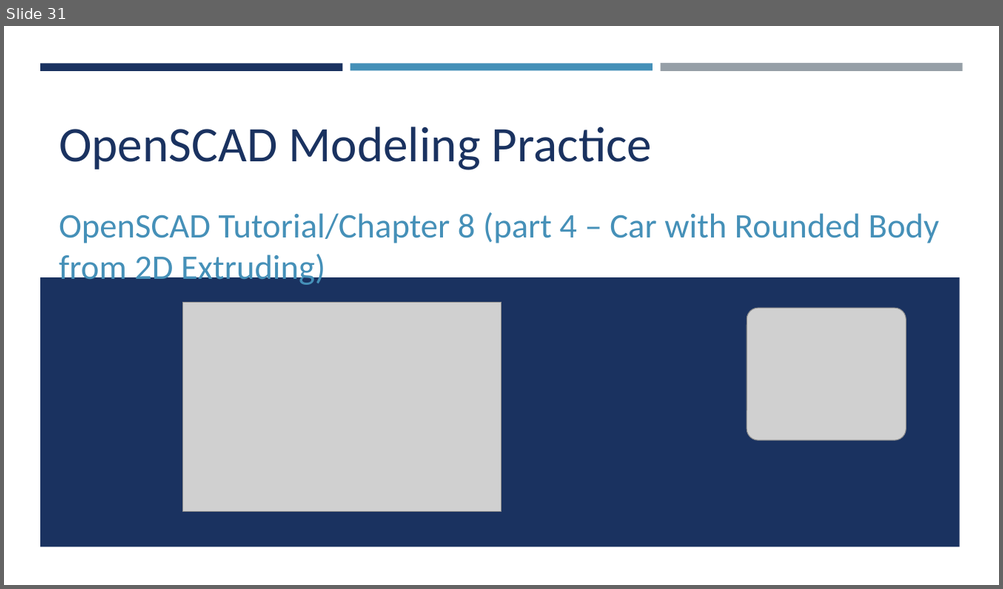
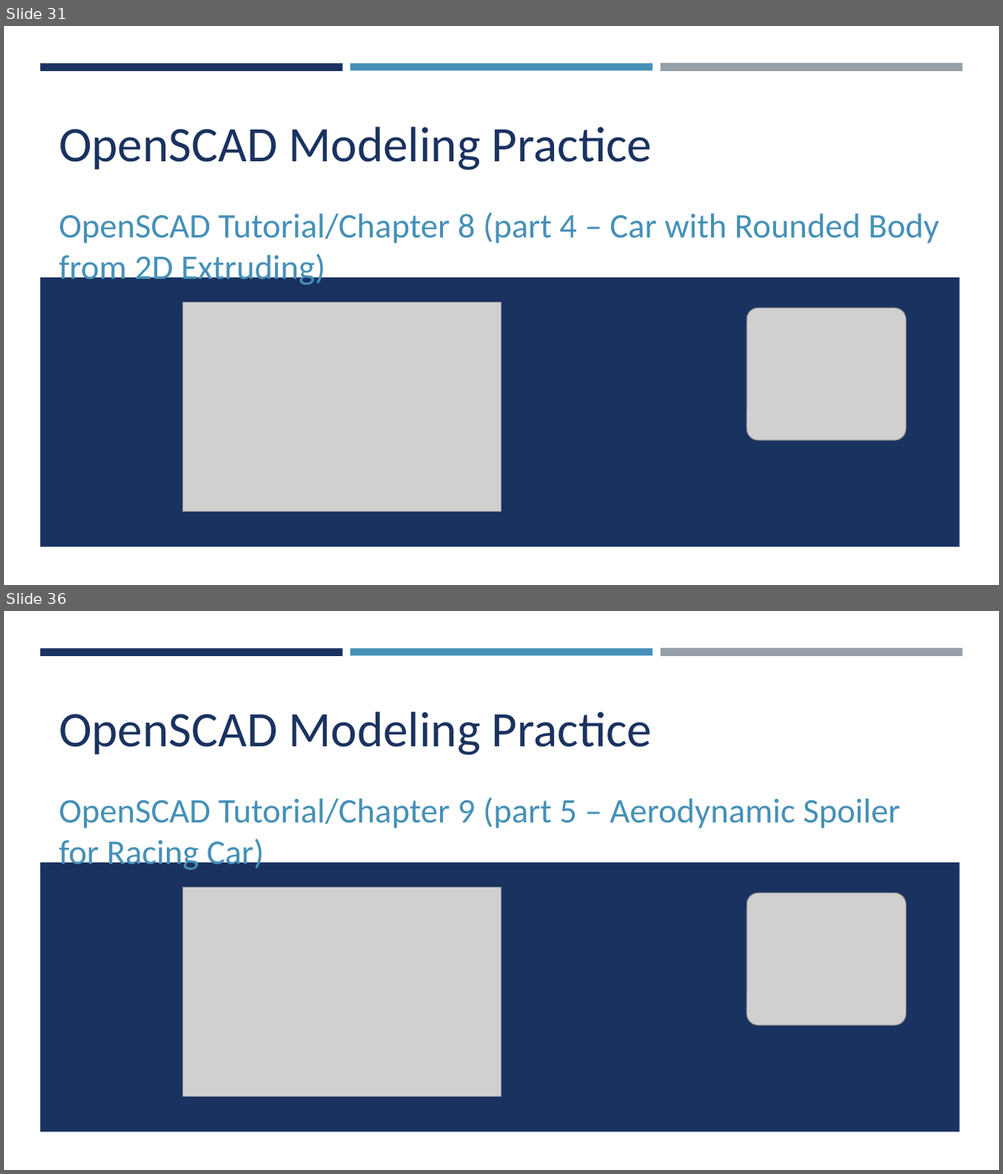
Before and after one commit to yasenstar/openscad, a slide deck: OpenSCAD.pptx. Shown one above the other, each under a label of ours: slide 31 before the commit, slides 31 and 36 after it; the slides between them are not shown. The pictures are 1003x589 and 1003x1174 pixels, drawn with LibreOffice and Linux fonts; fonts in the diff are those of the drawing; grey boxes stand for pictures. Boxes give left, top, right and bottom in pixels: in the first picture for what was removed or moved away, otherwise in the second. Text is boxed around its words. In the diff, an @@ line names an element or a change of style, - is before the commit and + after.

Commit message:
chapter9

```diff
--- a/OpenSCAD.pptx
+++ b/OpenSCAD.pptx
@@ slide 36 added at <box>4,611,999,1170</box>, background #FFFFFF; not listed: 4 template elements that a slide beside it also shows @@
@@ title added at <box>59,712,652,755</box>, 48 pt, text #1A3260 @@
+OpenSCAD Modeling Practice
@@ subtitle added at <box>59,797,899,873</box>, 33.3 pt, text #4590B8 @@
+OpenSCAD Tutorial/Chapter 9 (part 5 – Aerodynamic Spoiler for Racing Car)
@@ picture added at <box>182,887,502,1096</box> @@
@@ picture added at <box>746,893,905,1026</box> @@
```
Also in this commit, not shown: 4 other slides added, 8 other files.
